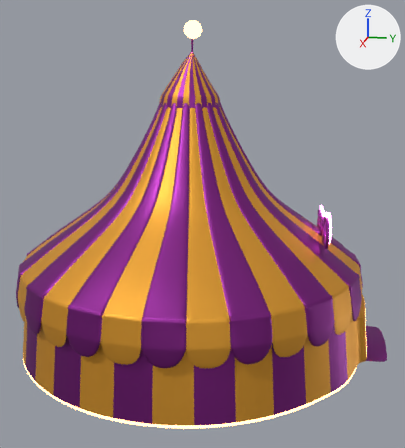
One commit to the Blender file assets/circus_tent/circus_tent.blend: the scene before it, then after it.
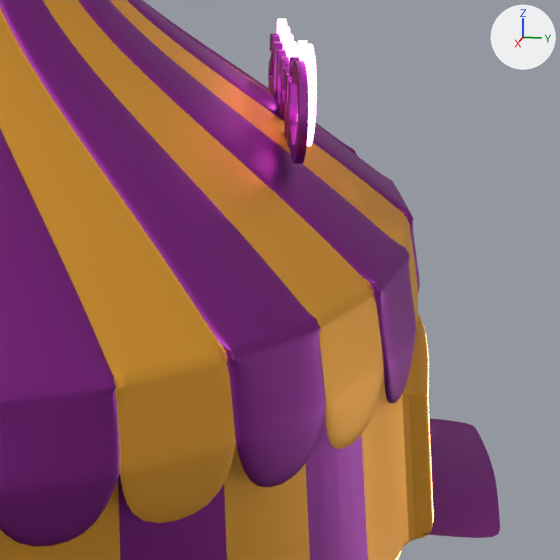
There are two pictures of each version: one whole from a 50 mm camera at (6.83, 1.52, 3.3) aimed at (0.0, 0.16, 1.59), one close up on the part from 58% to 100% of the width and 45% to 82% of the height. Lighting does not change. The marker at upper right points along +X, +Y and +Z.

Before the edit, the objects in view are built like this:
```python
me_cylinder = bpy.data.meshes.new('Cylinder')
me_cylinder.from_pydata(...)  # 324 vertices, 277 faces, 2 loose edges; spans x -2.17..2.17, y -2.43..2.17, z -0.96..0.11
# faces by material slot: [90, 144, 43]
me_cylinder.materials.append(mat_violet)  # purple #8e3391
me_cylinder.materials.append(mat_yellow)  # orange #e7a539
me_cylinder.materials.append(mat_emissionyellow)  # orange #ffb073
me_cylinder_001 = bpy.data.meshes.new('Cylinder.001')
me_cylinder_001.from_pydata(...)  # 2476 vertices, 2380 faces; spans x -2.19..2.19, y -2.19..2.19, z -1.16..1.32
me_cylinder_001.polygons.foreach_set('use_smooth', [True] * 2380)
# faces by material slot: [1196, 1184]
me_cylinder_001.materials.append(mat_yellow)  # orange #e7a539
me_cylinder_001.materials.append(mat_violet)  # purple #8e3391
txt_text_002 = bpy.data.curves.new('Text.002', 'FONT')
txt_text_002.body = 'Circus'
txt_text_002.materials.append(mat_violet)  # purple #8e3391
txt_text_002.offset = 0.02
txt_text_002.extrude = 0.03
ob_cylinder = bpy.data.objects.new('Cylinder', me_cylinder)
ob_cylinder.location = (0.0, 0.0, 1.028)
ob_cylinder.rotation_euler = (0.0, 0.0, 3.611)  # degrees (0, 0, 207)
_m = ob_cylinder.modifiers.new('Subdivision', 'SUBSURF')
ob_cylinder_001 = bpy.data.objects.new('Cylinder.001', me_cylinder_001)
ob_cylinder_001.location = (0.0, 0.0, 1.85)
_m = ob_cylinder_001.modifiers.new('Subdivision', 'SUBSURF')
_m.levels = 2
ob_text_001 = bpy.data.objects.new('Text.001', txt_text_002)
ob_text_001.location = (0.665, 1.705, 1.506)
ob_text_001.rotation_euler = (1.56, 0.0, 3.223)  # degrees (89, 0, 185)
ob_text_001.scale = (0.472, 0.472, 0.472)
# also in view: 'Text' at (0.0, 1.68, 1.72)
```
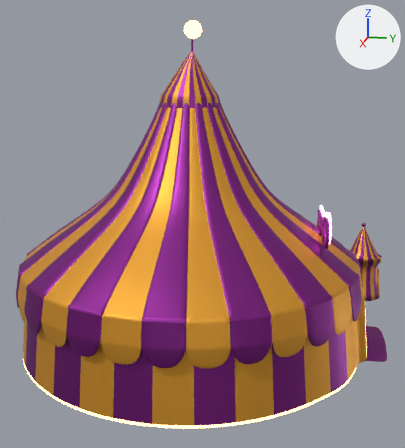
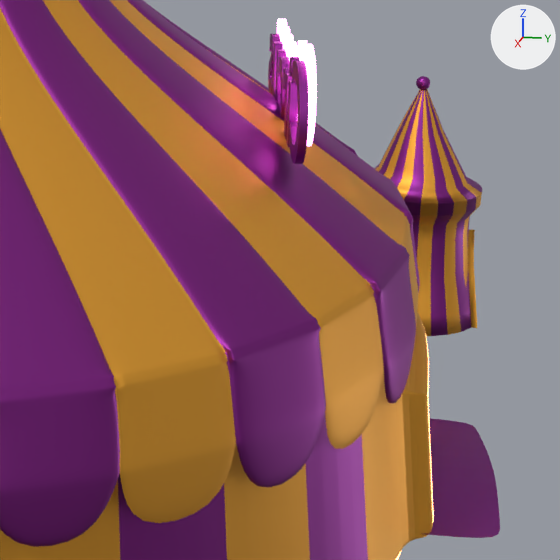
Commit message: small tent added

Pixel boxes (x1, y1, x2, y2) of what changed, in the close-ups (560 x 560 px):
'Circle', added
    after: (374, 89, 482, 336)
    faces in mat_yellow (orange #e7a539): (375, 89, 482, 336)
    faces in mat_violet (purple #8e3391): (374, 89, 482, 336)
'Sphere.001', added
    after: (416, 76, 430, 90)

The change, as a diff of the scene's bpy script:
```diff
--- a/assets/circus_tent/circus_tent.blend.py
+++ b/assets/circus_tent/circus_tent.blend.py
@@ me_sphere @@
+me_sphere.from_pydata(...)  # a UV sphere (32 segments, 16 rings, poles along z) spanning x -1.0..1.0, y -1.0..1.0, z -1.0..1.0
+me_sphere.materials.append(mat_violet)  # purple #8e3391
@@ me_circle @@
+me_circle.from_pydata(...)  # 809 vertices, 778 faces; spans x -0.326..0.326, y 3.824..4.475, z 0.025..1.146
+me_circle.polygons.foreach_set('use_smooth', [True] * 778)
+# faces by material slot: [338, 440]
+me_circle.materials.append(mat_yellow)  # orange #e7a539
+me_circle.materials.append(mat_violet)  # purple #8e3391
@@ ob_sphere_001 @@
+ob_sphere_001 = bpy.data.objects.new('Sphere.001', me_sphere)
+ob_sphere_001.location = (-2.113, 2.326, 1.176)
+ob_sphere_001.scale = (0.0327, 0.0327, 0.0327)
@@ ob_circle @@
+ob_circle = bpy.data.objects.new('Circle', me_circle)
+ob_circle.location = (-2.115, -1.819, 0.0)
```
